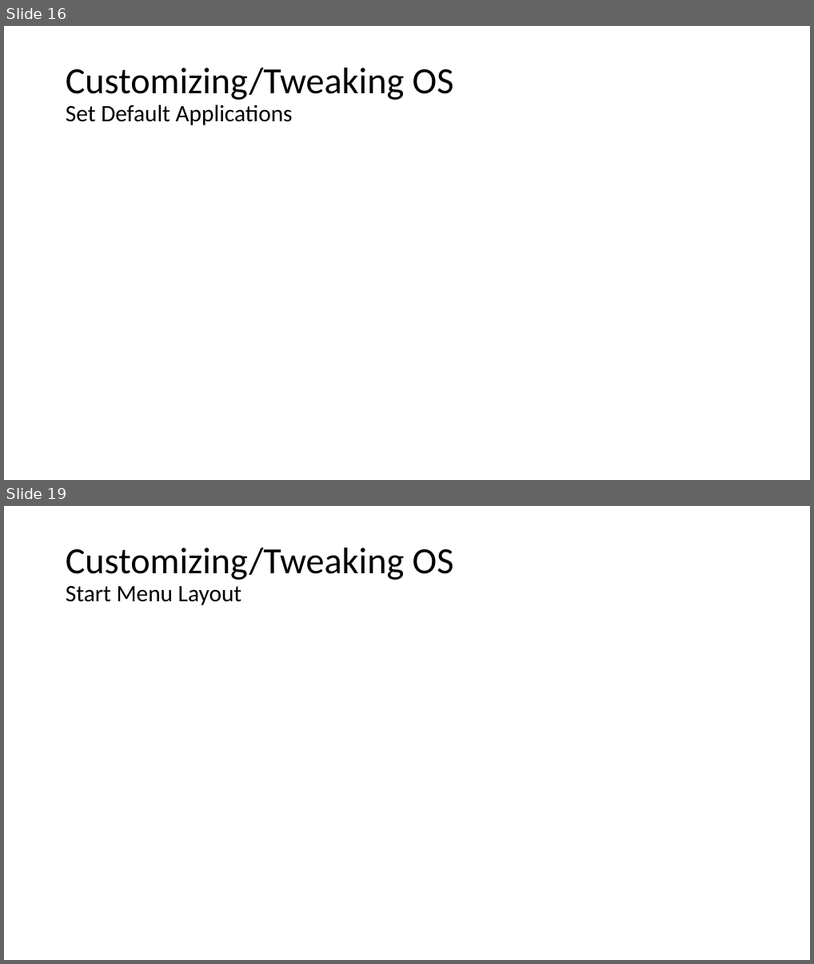
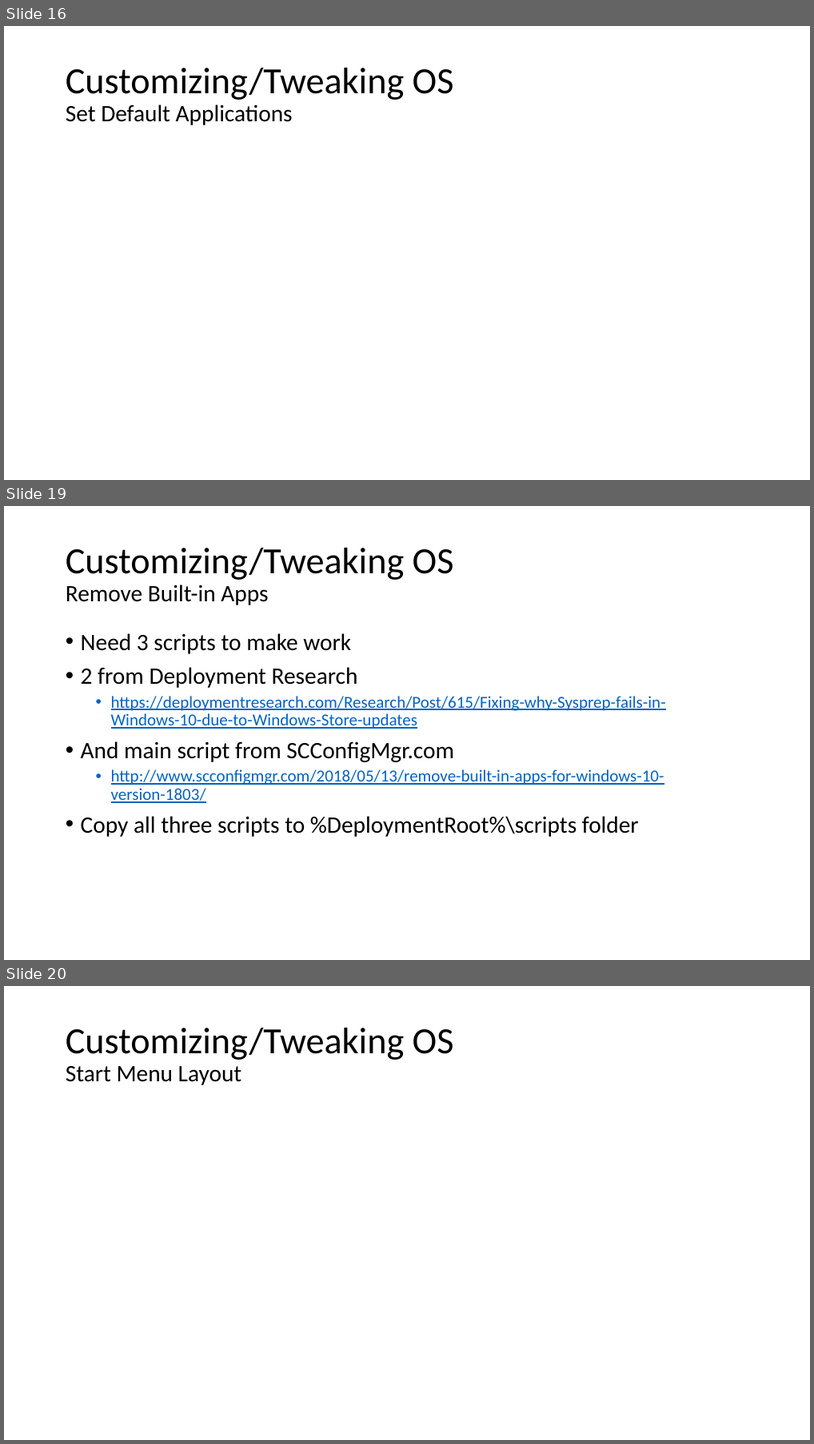
Before and after one commit to fydexx/HECC-2018, a slide deck: Part_01/Section02.pptx. Shown one above the other, each under a label of ours: slides 16 and 19 before the commit, slides 16, 19 and 20 after it; the slides between them are not shown. The pictures are 814x964 and 814x1444 pixels, drawn with LibreOffice and Linux fonts; fonts in the diff are those of the drawing. Boxes give left, top, right and bottom in pixels: in the first picture for what was removed or moved away, otherwise in the second. Text is boxed around its words. In the diff, an @@ line names an element or a change of style, - is before the commit and + after.

```diff
--- a/Part_01/Section02.pptx
+++ b/Part_01/Section02.pptx
@@ slide 19 added at bbox=[4, 506, 810, 960], background #FFFFFF @@
@@ title added at bbox=[66, 548, 454, 605], 44 pt, text #000000 @@
+Customizing/Tweaking OS
+Remove Built-in Apps
@@ text added at bbox=[81, 633, 666, 836], 20 pt, text #0563C1, underline @@
+• Need 3 scripts to make work
+• 2 from Deployment Research
+  • https://deploymentresearch.com/Research/Post/615/Fixing-why-Sysprep-fails-in-Windows-10-due-to-Windows-Store-updates
+• And main script from SCConfigMgr.com
+  • http://www.scconfigmgr.com/2018/05/13/remove-built-in-apps-for-windows-10-version-1803/
+• Copy all three scripts to %DeploymentRoot%\scripts folder
@@ what was slide 19 is now slide 20 @@
```
Also in this commit, not shown: 3 slides changed, 2 other slides added.
